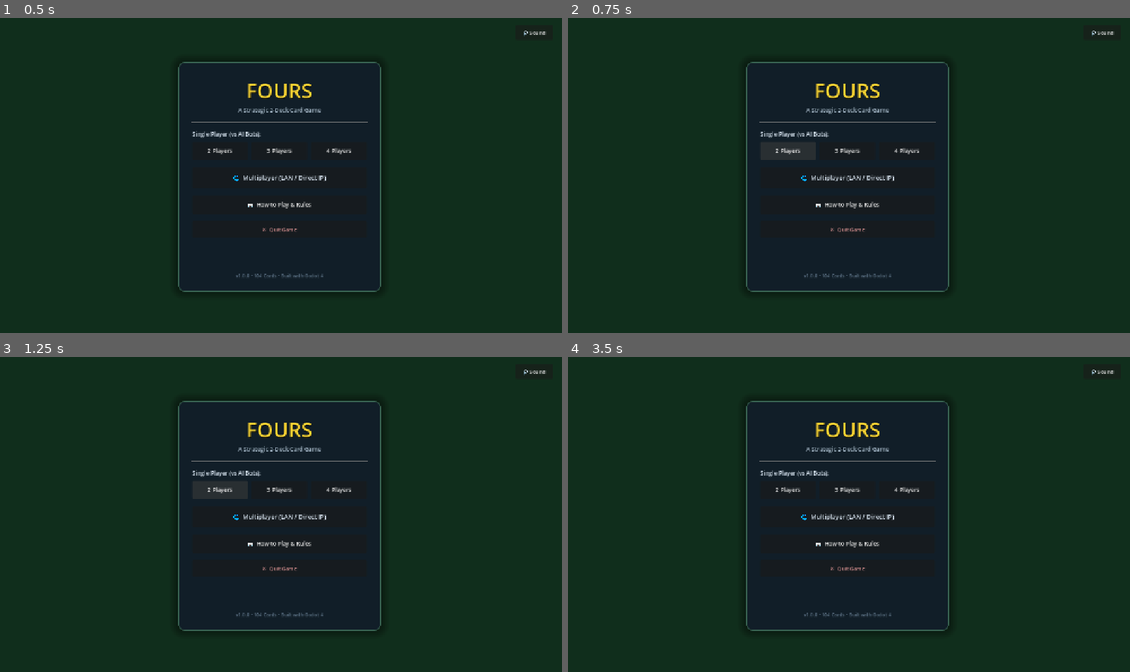
Above: before the commit, frames 1-4 (two rows, left to right).
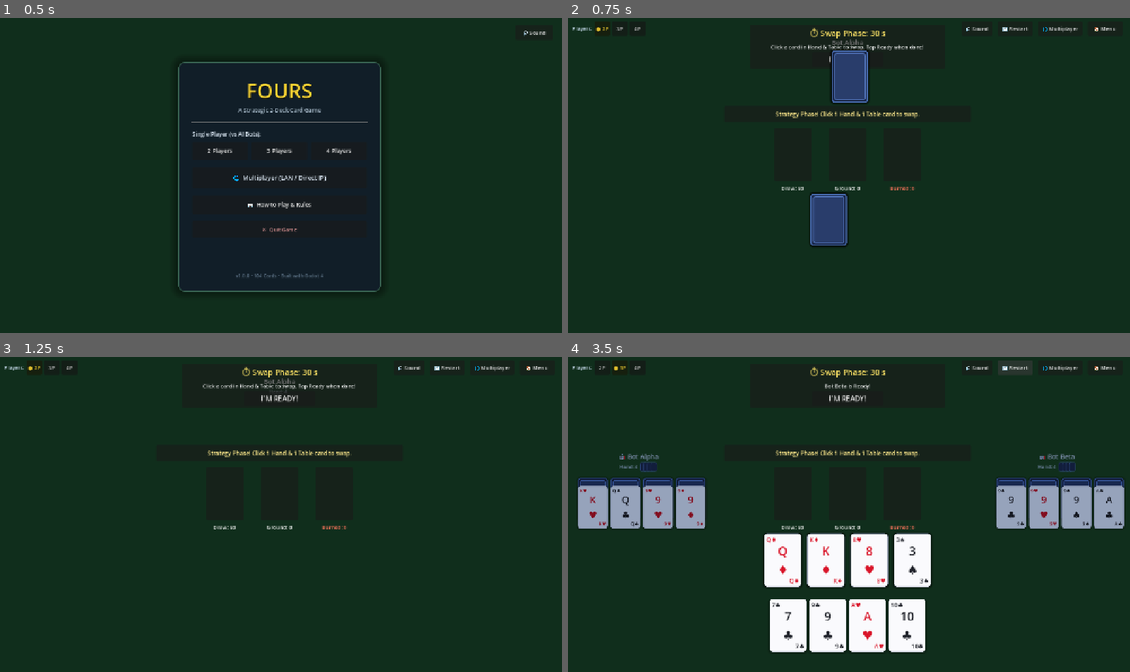
Above: after the commit, the same moments.

Repository: CypherSteve/Fourz-Card-Game
Game: Godot game, scene res://src/presentation/main_menu.tscn
Two runs of this game, one before a commit and one after it. Both use one fixed random seed, a clock stepped at 60 frames per second and the inputs below.
Inputs (mouse positions are in pixels of both pictures, inside the frame that each line leads up to):
- Up to frame 1 (0.5 s): no input
- Up to frame 2 (0.75 s): click "2 Players" at 0.5 s
- Up to frame 3 (1.25 s): no input
- Up to frame 4 (3.5 s): click (1107, 366) at 1.25 s, where only the run after the commit has a clickable "🏠 Menu"; click "3 Players" at 2 s; click (1017, 366) at 2.75 s, where only the run after the commit has a clickable "🔄 Restart"

Frame 1 is identical in both runs. In frame 2, 5.3% of the frame differs, in the area x 0-98%, y 2-87%; in frame 3, 3.4%; in frame 4, 19%, in the area x 0-99%, y 1-94%.
Error before the commit: Invalid access to property or key 'pressed' on a base object of type 'null instance'. (res://src/presentation/main_menu.gd:38)

Commit message:
fix(ui): correct MainMenu button node paths and verify scene mounting
- Add missing CardContent intermediate container to @onready node paths in main_menu.gd
- Resolve null instance errors during _setup_buttons() so click signals connect properly
- Update test_scenes.gd to mount scenes into the active SceneTree during testing to validate all @onready paths and _ready() hooks

Diff:
--- a/src/presentation/main_menu.gd
+++ b/src/presentation/main_menu.gd
@@ -8,13 +8,13 @@
 const AudioManager = preload("res://src/presentation/audio_manager.gd")
 const MultiplayerModalClass = preload("res://src/presentation/multiplayer_modal.gd")
 
-@onready var btn_solo_2p: Button = $CenterArea/MenuCard/SoloBox/SoloButtons/Btn2P
-@onready var btn_solo_3p: Button = $CenterArea/MenuCard/SoloBox/SoloButtons/Btn3P
-@onready var btn_solo_4p: Button = $CenterArea/MenuCard/SoloBox/SoloButtons/Btn4P
+@onready var btn_solo_2p: Button = $CenterArea/MenuCard/CardContent/SoloBox/SoloButtons/Btn2P
+@onready var btn_solo_3p: Button = $CenterArea/MenuCard/CardContent/SoloBox/SoloButtons/Btn3P
+@onready var btn_solo_4p: Button = $CenterArea/MenuCard/CardContent/SoloBox/SoloButtons/Btn4P
 
-@onready var btn_multiplayer: Button = $CenterArea/MenuCard/BtnMultiplayer
-@onready var btn_rules: Button = $CenterArea/MenuCard/BtnRules
-@onready var btn_quit: Button = $CenterArea/MenuCard/BtnQuit
+@onready var btn_multiplayer: Button = $CenterArea/MenuCard/CardContent/BtnMultiplayer
+@onready var btn_rules: Button = $CenterArea/MenuCard/CardContent/BtnRules
+@onready var btn_quit: Button = $CenterArea/MenuCard/CardContent/BtnQuit
 
 @onready var btn_sound: Button = $TopBar/SoundButton
 @onready var multiplayer_modal: MultiplayerModalClass = $MultiplayerModal
--- a/src/tests/test_scenes.gd
+++ b/src/tests/test_scenes.gd
@@ -31,9 +31,13 @@
 			success = false
 			continue
 
-		# Scene instantiated successfully without parse/script errors
+		# Verify entering scene tree so all @onready paths and _ready() functions execute
+		var tree := Engine.get_main_loop() as SceneTree
+		if tree and tree.root:
+			tree.root.add_child(instance)
+			tree.root.remove_child(instance)
 		instance.free()
-		print("  [PASS] Successfully compiled and instantiated: ", scene_path.get_file())
+		print("  [PASS] Successfully compiled, instantiated, and initialized: ", scene_path.get_file())
 
 	# Verify all standalone scripts parse and load cleanly
 	var scripts_to_test: Array[String] = [
